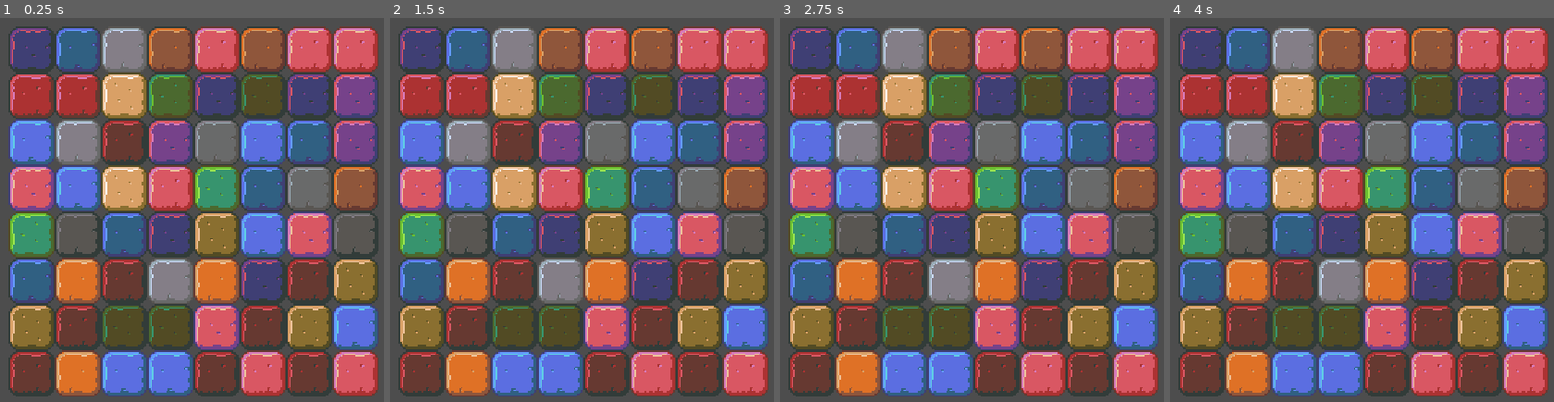
Above: before the commit, frames 1-4 (left to right).
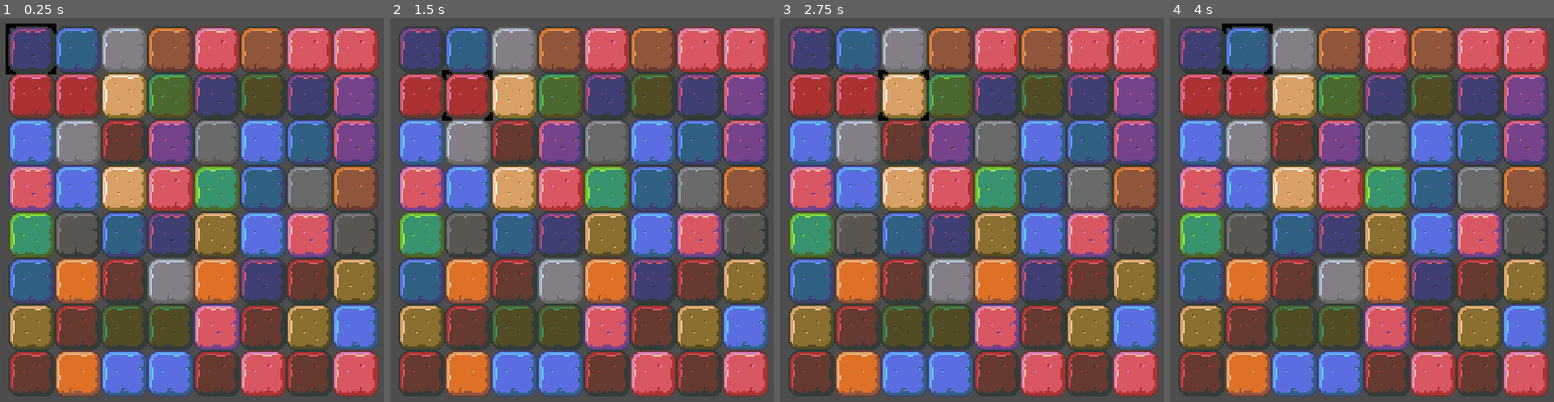
Above: after the commit, the same moments.

Repository: Mirror83/match-3
Game: Godot game, scene res://scenes/Board.tscn
Same seed, same stepped clock (60 frames per second), same inputs: the game is played once before the commit and once after it. The project has no main scene, so this scene is started directly.
Inputs:
- Up to frame 1 (0.25 s): no input
- Up to frame 2 (1.5 s): tap Enter at 0.5 s; hold Right (right) 0.53-1.28 s; tap Space at 1.25 s; hold Down (down) from 1.28 s (still down)
- Up to frame 3 (2.75 s): tap Enter at 2 s; release Down (down) at 2.03 s; hold Right (right) from 2.03 s (still down)
- Up to frame 4 (4 s): tap Space at 2.75 s; release Right (right) at 2.78 s; hold Up (up) 2.78-3.53 s; tap Enter at 3.5 s; hold Left (left) from 3.53 s (still down)

The runs differ from the first frame. In frame 1, 0.3% of the frame differs, in the area x 1-15%, y 1-15%; in frame 2, 0.1%; in frame 3, 0.1%; in frame 4, 0.2%.

Commit message:
Added simple focus-rectangle for board tiles

Diff:
--- a/scenes/Board.gd
+++ b/scenes/Board.gd
@@ -1,5 +1,4 @@
 extends Node2D
-enum {}
 
 const FRAME_WIDTH = 12;
 const FRAME_HEIGHT = 9;
@@ -10,10 +9,10 @@
 var tile_coords: Array[Array] = [];
 var board: Array[Array];
 
-var selected_tile: Tile;
+var focused_tile_index: Vector2i;
 
 var screen_size;
-
+var tile_size;
 
 func _ready():
 	screen_size = get_viewport_rect().size
@@ -21,13 +20,36 @@
 	tile_coords = _generate_tile_coords()
 	board = _generate_board()
 
-	selected_tile = board[0][0]
-	var tile_size = selected_tile.get_rect().size
-
 	position = Vector2(
 		lerpf(0, screen_size.x, 0.5) - (tile_size.x * BOARD_SIZE) / 2,
 		screen_size.y / 2 - (tile_size.y * BOARD_SIZE) / 2
 	)
+
+	_focus_on_tile(Vector2i(0, 0))
+
+func _process(_delta):
+	_manage_tile_focus()
+
+func _manage_tile_focus():
+	if Input.is_action_just_pressed("right"):
+		focused_tile_index.y += 1
+		focused_tile_index.y %= BOARD_SIZE
+		_focus_on_tile(focused_tile_index)
+
+	elif Input.is_action_just_pressed("left"):
+		focused_tile_index.y -= 1
+		focused_tile_index.y %= BOARD_SIZE
+		_focus_on_tile(focused_tile_index)
+
+	elif Input.is_action_just_pressed("down"):
+		focused_tile_index.x += 1
+		focused_tile_index.x %= BOARD_SIZE
+		_focus_on_tile(focused_tile_index)
+
+	elif Input.is_action_just_pressed("up"):
+		focused_tile_index.x -= 1
+		focused_tile_index.x %= BOARD_SIZE
+		_focus_on_tile(focused_tile_index)
 
 func _generate_tile_coords():
 	var coords: Array[Array] = []
@@ -46,8 +68,10 @@
 
 func _generate_board() -> Array[Array]:
 	var tile_board: Array[Array] = []
+
 	var current_tile = preload("res://scenes/Tile.tscn").instantiate()
-	var tile_size = current_tile.get_rect().size
+	tile_size = current_tile.get_rect().size
+
 	var tile_position = tile_size / 2
 
 	for i in range(BOARD_SIZE):
@@ -69,3 +93,15 @@
 		tile_position.y += tile_size.y
 
 	return tile_board
+
+func _focus_on_tile(tile_index: Vector2i):
+	var tile = board[tile_index.x][tile_index.y]
+	tile.select()
+	queue_redraw()
+
+func _get_focused_tile():
+	return board[focused_tile_index.x][focused_tile_index.y]
+
+func _draw():
+	var focused_tile = _get_focused_tile()
+	draw_rect(Rect2(focused_tile.position - focused_tile.tile_size / 2, tile_size), Color(0, 0, 0), false, 3)
